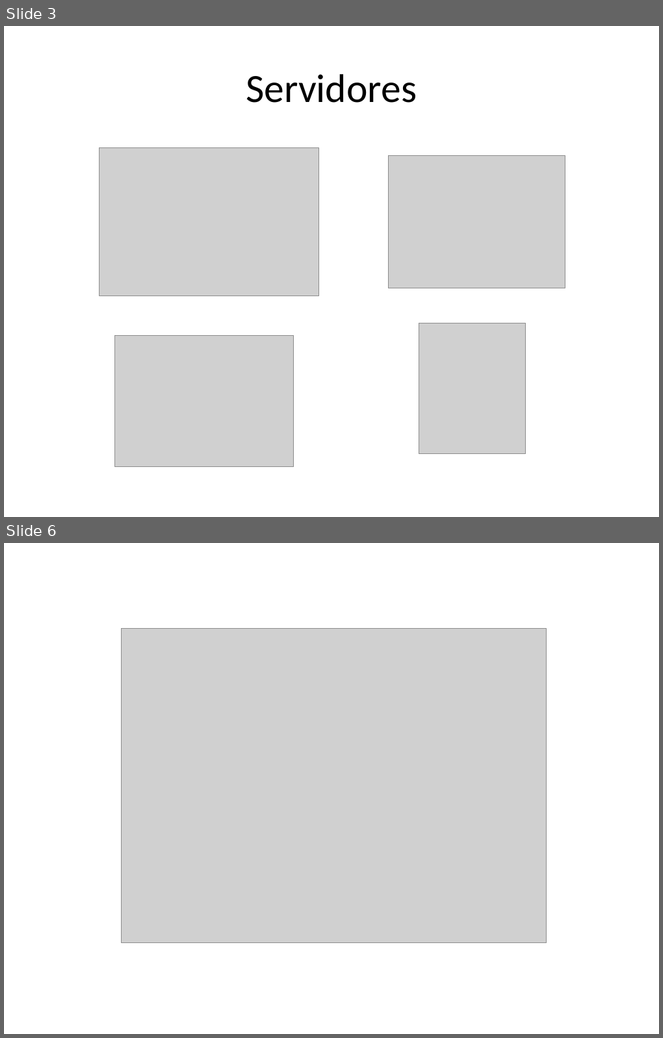
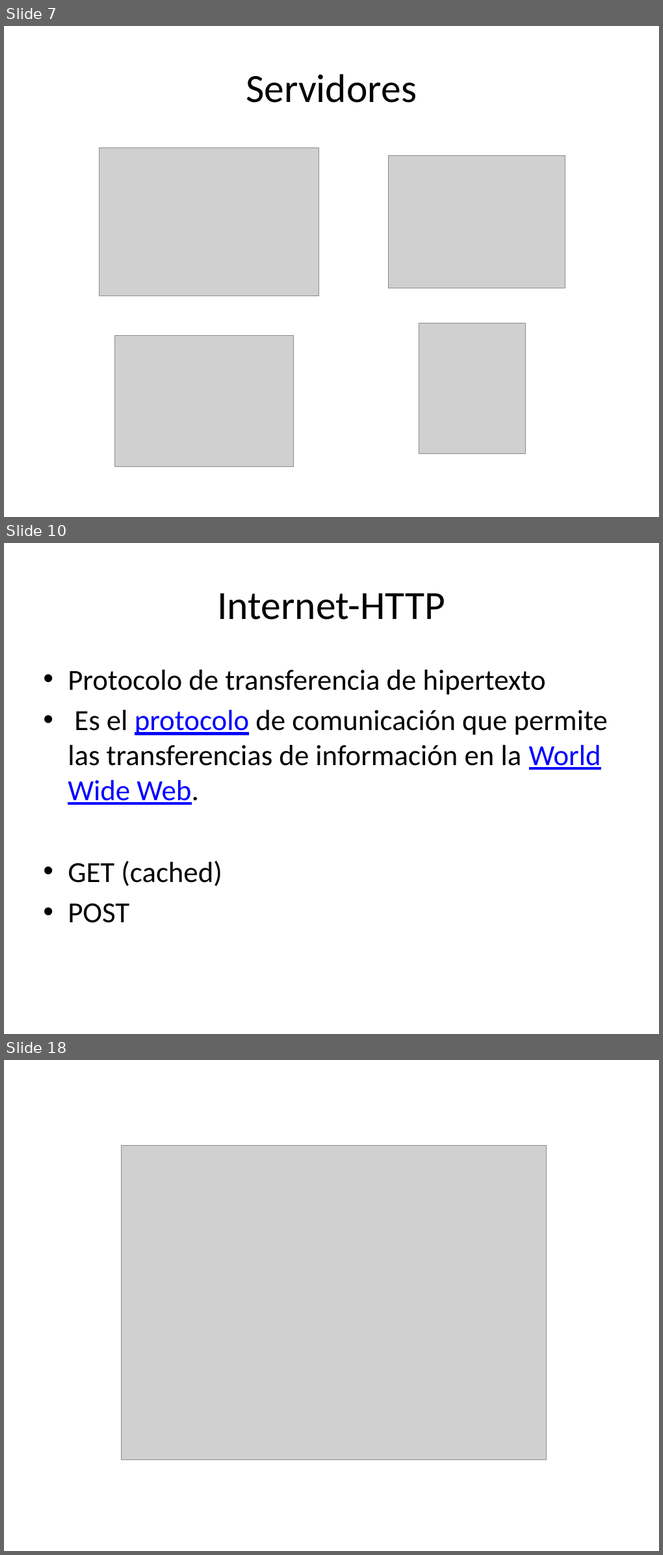
Before and after one commit to ceta-project/materiales, a slide deck: Ceta-02-CS-Http.pptx. Shown one above the other, each under a label of ours: slides 3 and 6 before the commit, slides 7, 10 and 18 after it; the slides between them are not shown. The pictures are 663x1038 and 663x1555 pixels, drawn with LibreOffice and Linux fonts; fonts in the diff are those of the drawing; grey boxes stand for pictures. Boxes give left, top, right and bottom in pixels: in the first picture for what was removed or moved away, otherwise in the second. Text is boxed around its words. In the diff, an @@ line names an element or a change of style, - is before the commit and + after.

Commit message:
IP-CS-HTTP-HTML

```diff
--- a/Ceta-02-CS-Http.pptx
+++ b/Ceta-02-CS-Http.pptx
@@ slide 10 added at <box>4,543,659,1034</box>, background #FFFFFF @@
@@ title added at <box>217,593,445,620</box>, 44 pt, text #000000 @@
+Internet-HTTP
@@ text added at <box>68,670,608,923</box>, 32 pt, text #000000 @@
+• Protocolo de transferencia de hipertexto
+• Es el protocolo de comunicación que permite las transferencias de información en la World Wide Web.
+• GET (cached)
+• POST
@@ what was slide 3 is now slide 7 @@
@@ what was slide 6 is now slide 18 @@
```
Also in this commit, not shown: 2 slides changed, 12 other slides added, 1 slide removed, 3 other files.
